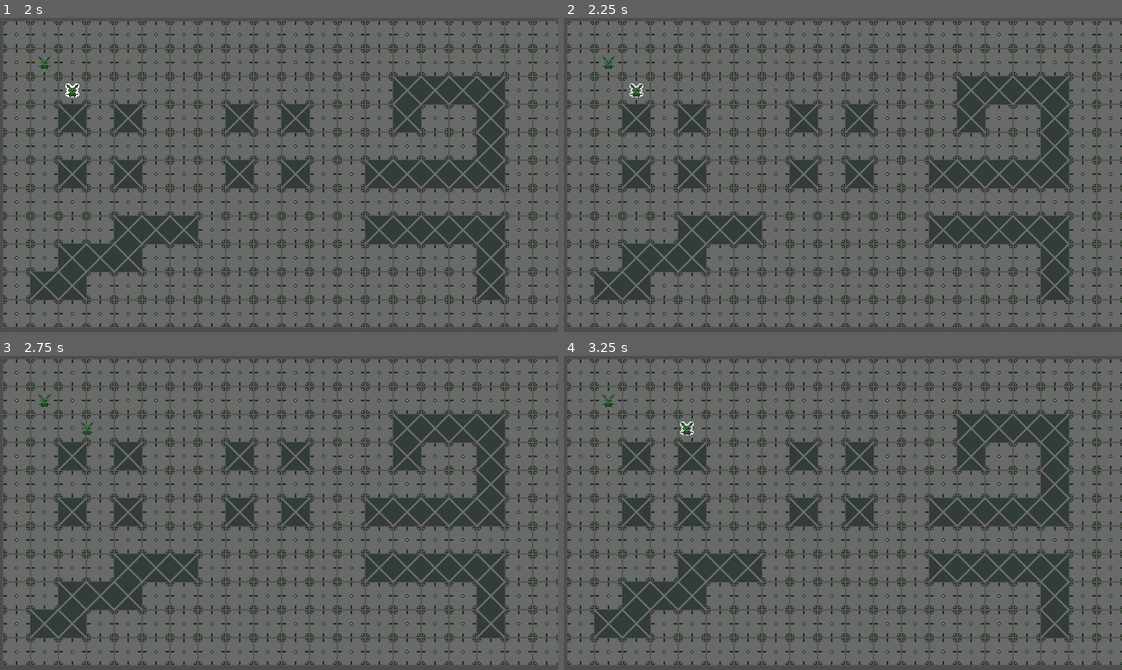
Above: before the commit, frames 1-4 (two rows, left to right).
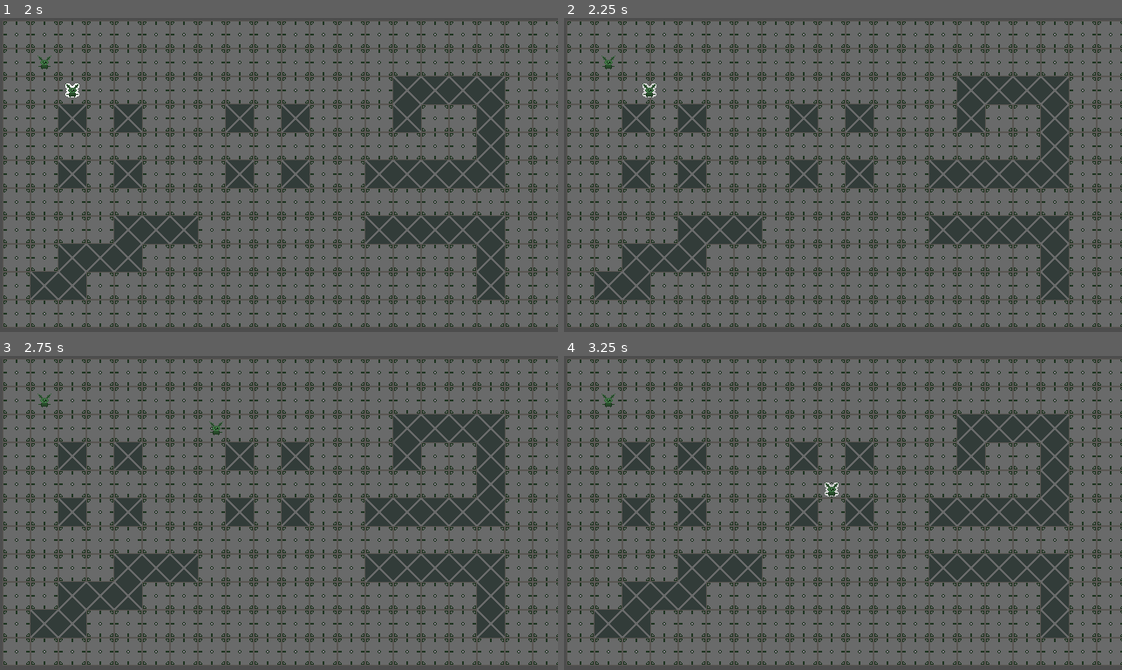
Above: after the commit, the same moments.

Repository: FVT34U/grinding_rooms
Game: Godot game, scene res://world/map_test_01.tscn
The game is run twice, just before and just after one commit, with the same random seed, the same clock (stepped at 60 frames per second) and the same inputs.
Inputs (mouse positions are in pixels of both pictures, inside the frame that each line leads up to):
- Up to frame 1 (2 s): tap Enter at 0.5 s; move the mouse to (44, 58) at 0.52 s; press the mouse at (44, 58) at 0.53 s; tap Space at 1.25 s; move the mouse to (66, 87) at 1.27 s; release the mouse at (66, 87) at 1.28 s; right-click (66, 87) at 1.35 s; click (66, 87) at 1.42 s
- Up to frame 2 (2.25 s): tap Enter at 2 s; move the mouse to (898, 105) at 2.02 s; hold Tab (tab) from 2.03 s (still down); click (898, 105) at 2.17 s
- Up to frame 3 (2.75 s): keep holding Tab (tab)
- Up to frame 4 (3.25 s): move the mouse to (815, 575) at 2.77 s; release Tab (tab) at 2.78 s; click (815, 575) at 2.85 s

Frame 1 is identical in both runs. In frame 2, 0.2% of the frame differs, in the area x 11-17%, y 20-26%; in frame 3, 0.1%; in frame 4, 0.2%, in the area x 20-50%, y 20-45%.

Commit message:
delete easing, fix pawn freezing, yeah

Diff:
--- a/pawns/pawn.gd
+++ b/pawns/pawn.gd
@@ -7,22 +7,18 @@
 
 @onready var sprite: Sprite2D = $Sprite2D
 
-@export var speed: float = 5000.0
-@export var acceleration: float = 2.0
-
-var speed_ratio: float = 0.0
+@export var speed: float = 300.0
 
 var is_moving: bool = false
 
-var path_length: int = 0
+var end_point: Vector2i = Vector2i.ZERO
 
 var _path: Array[Vector2i] = []
 var path: Array[Vector2i]:
 	set(value):
-		path_length = value.size()
-		if path_length >= 2:
+		if value.size() >= 2:
 			_path = value
-			#_path.pop_front()
+			end_point = value[-1]
 			is_moving = true
 		else: print("Warning: Path must contain at least 2 points")
 	get: return _path
@@ -33,8 +29,7 @@
 
 
 func _get_path_next_point() -> Vector2i:
-	#print((position - Vector2(_path[0])).length())
-	if (position - Vector2(_path[0])).length() <= 2.0:
+	if (position - Vector2(_path[0])).length() <= 5.0: # just a magic number lol
 		return _path.pop_front()
 	return _path[0]
 
@@ -42,28 +37,12 @@
 func _get_moving_direction() -> Vector2:
 	if _path.is_empty():
 		is_moving = false
-		path_length = 0
-		speed_ratio = 0.0
+		position = end_point
 		return Vector2.ZERO
 	return position.direction_to(_get_path_next_point())
 
 
-## Returns 1 if traveled path less than half of entire length, -1 otherwise
-func _get_traveled_path_sign():
-	var sign = -1.0 if _path.size() <= 1 else 1.0
-	return sign
-
-
 func _physics_process(delta: float) -> void:
 	if is_moving:
-		speed_ratio = clampf(
-			speed_ratio + _get_traveled_path_sign() * acceleration * delta, 0.0, 1.0
-		)
-
-		var eased_ratio = ease(speed_ratio, 3.0)
-		print(eased_ratio)
-		var cur_speed = lerp(0.0, speed, eased_ratio)
-
-		velocity = _get_moving_direction() * cur_speed * delta
-
+		velocity = _get_moving_direction() * speed
 		move_and_slide()
--- a/project.godot
+++ b/project.godot
@@ -13,6 +13,7 @@
 config/name="gr_systems"
 run/main_scene="uid://uos8tiyhye5s"
 config/features=PackedStringArray("4.4", "GL Compatibility")
+run/max_fps=120
 config/icon="res://icon.svg"
 
 [autoload]
